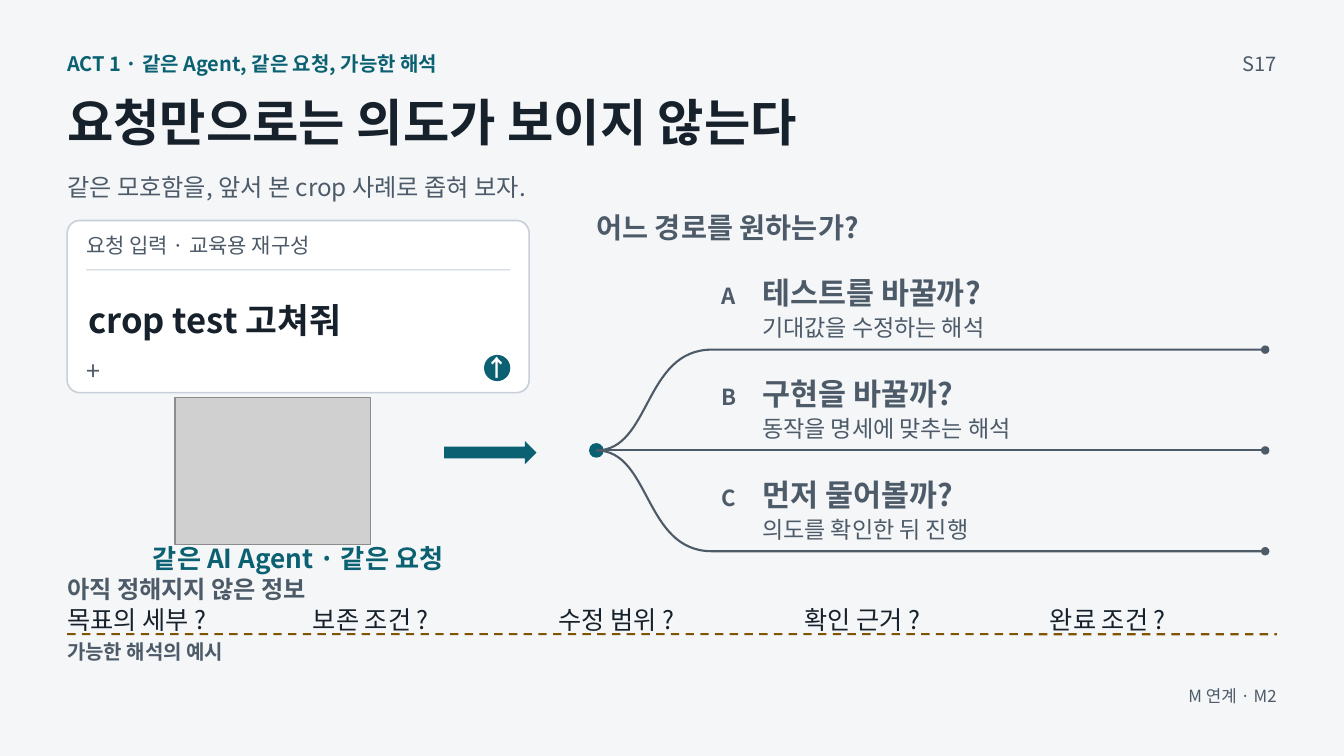
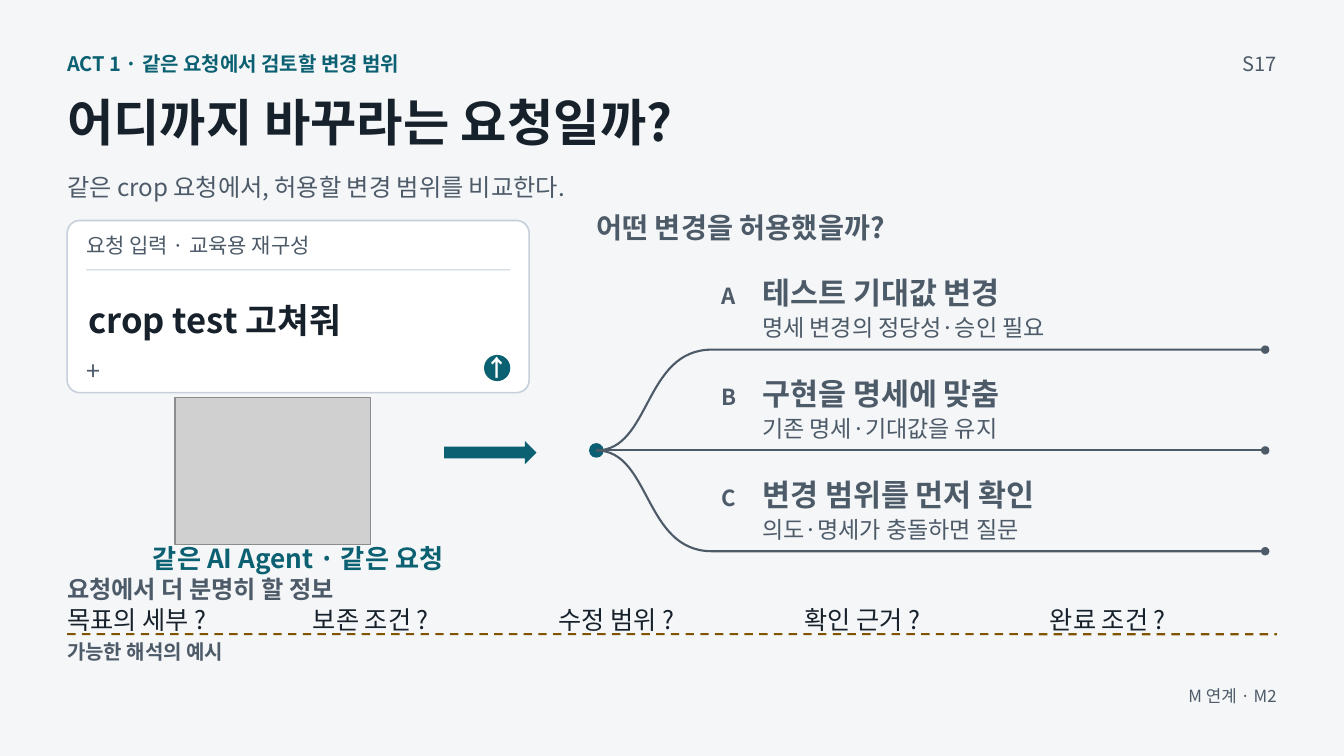
Before and after one commit to GideokKim/ai-dev-training, a slide deck: slide 17 of production/AI_Dev_Training_Full.pptx. Drawn at 1344x756 pixels with LibreOffice and Linux fonts; fonts in the diff are those of the drawing; grey boxes stand for pictures. Boxes give left, top, right and bottom in pixels: in the first picture for what was removed or moved away, otherwise in the second. Text is boxed around its words. In the diff, an @@ line names an element or a change of style, - is before the commit and + after.

```diff
--- a/production/AI_Dev_Training_Full.pptx
+++ b/production/AI_Dev_Training_Full.pptx
@@ text at (67,54,400,73): text changed @@
-ACT 1 · 같은 Agent, 같은 요청, 가능한 해석
+ACT 1 · 같은 요청에서 검토할 변경 범위
@@ text at (67,98,672,146): text changed @@
-요청만으로는 의도가 보이지 않는다
+어디까지 바꾸라는 요청일까?
@@ text at (67,176,565,202): text changed @@
-같은 모호함을, 앞서 본 crop 사례로 좁혀 보자.
+같은 crop 요청에서, 허용할 변경 범위를 비교한다.
@@ text at (596,214,885,241): text changed @@
-어느 경로를 원하는가?
+어떤 변경을 허용했을까?
@@ text at (762,278,1000,307): text changed @@
-테스트를 바꿀까?
+테스트 기대값 변경
@@ text at (762,317,1044,338): text changed @@
-기대값을 수정하는 해석
+명세 변경의 정당성·승인 필요
@@ text at (762,379,1000,408): text changed @@
-구현을 바꿀까?
+구현을 명세에 맞춤
@@ text at (762,418,997,439): text changed @@
-동작을 명세에 맞추는 해석
+기존 명세·기대값을 유지
@@ text at (762,480,1035,509): text changed @@
-먼저 물어볼까?
+변경 범위를 먼저 확인
@@ text at (762,519,1018,540): text changed @@
-의도를 확인한 뒤 진행
+의도·명세가 충돌하면 질문
@@ text at (67,574,333,600): text changed @@
-아직 정해지지 않은 정보
+요청에서 더 분명히 할 정보
```
Also in this commit, not shown: 2 other slides changed, 42 other files.
